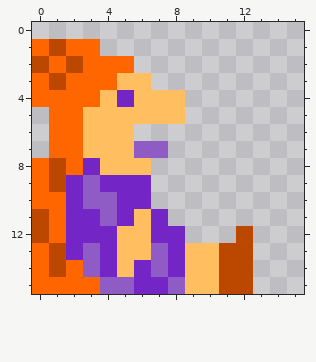
Two states of a pixel-art sprite, AridArnold/Content/NPC/Barbara/Angry1.png. That is the earlier state.
The file is 16x16 pixels.
New version:
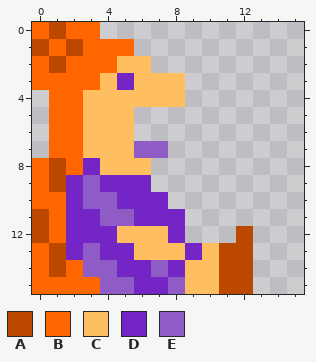
Palette (. is transparent): A #bc4800  B #ff6600  C #ffbf60  D #7325c6  E #8e5cc4
From old to new:
Colour A now appears in row 0 at x 1.
The author changed colour B to colour A in row 1 at x 0 and 2; in row 2 at x 1.
Colour B now appears in row 0 at x 0 and 2 to 3; in row 1 at x 4 to 5.
The author changed colour A to colour B in row 1 at x 1; in row 2 at x 0 and 2; in row 3 at x 1.
Colour C now appears in row 2 at x 6; in row 3 at x 7 to 8.
The author changed colour B to colour C in row 2 at x 5; in row 3 at x 4; in row 4 at x 3.
The author changed colour D to colour C in row 4 at x 5; in row 12 at x 7; in row 13 at x 8.
The author changed colour E to colour C in row 13 at x 7.
Colour D now appears in row 10 at x 7; in row 11 at x 8.
The author changed colour C to colour D in row 3 at x 5; in row 11 at x 6; in row 13 at x 5 and 9; in row 14 at x 5.
The author changed colour D to colour E in row 11 at x 5; in row 14 at x 4.
Colour B is removed in row 4 at x 0.
Colour C is removed in row 5 at x 6 to 8.
Boxes around the changes in both pictures, in picture pixels (x1, y1, x2, y2):
changed: (32, 22, 185, 124)
changed: (100, 192, 202, 277)
